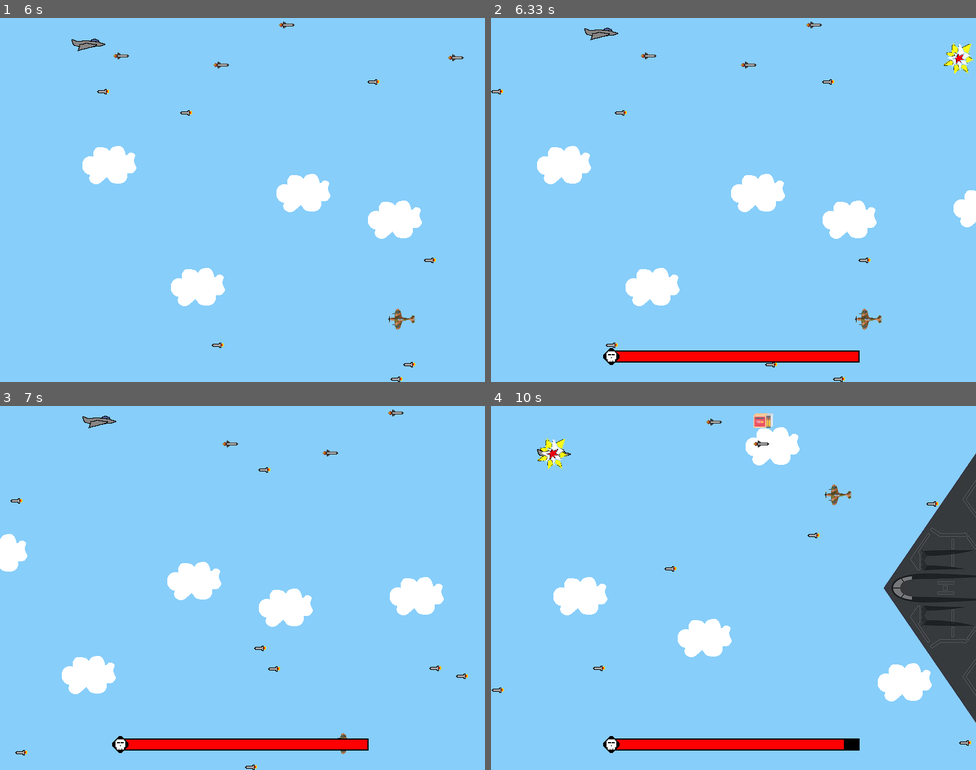
Above: before the commit, frames 1-4 (two rows, left to right).
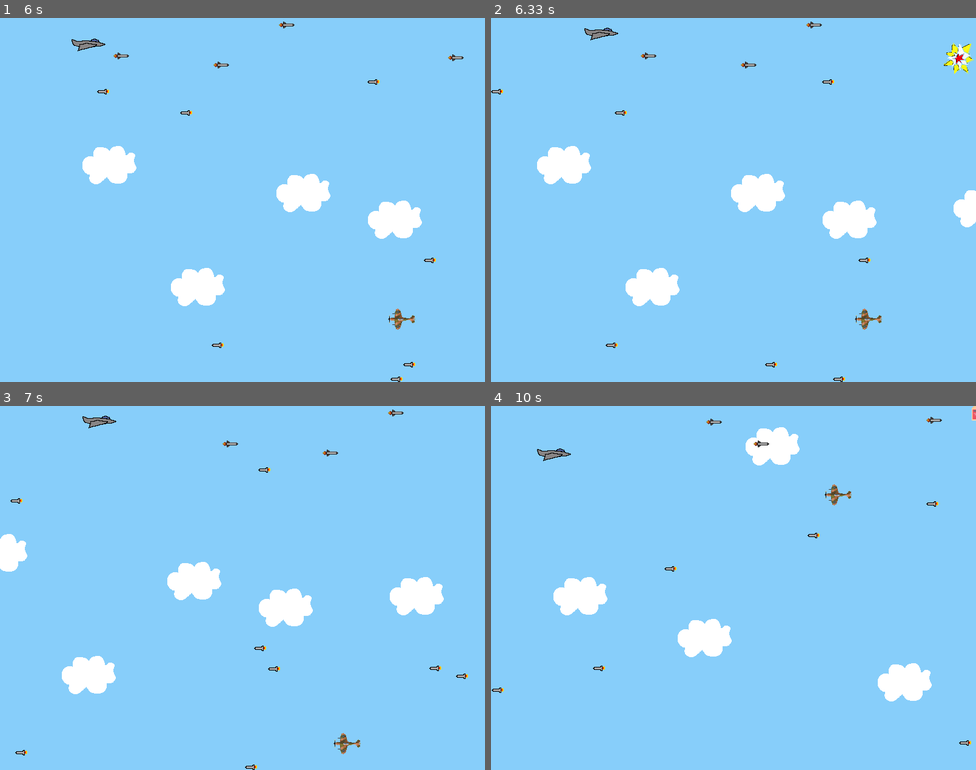
Above: after the commit, the same moments.

Repository: EliasSage/Project-PyGame
Game: pygame game, started from py_tut_with_images.py
Two runs of this game, one before a commit and one after it. Both use one fixed random seed, a clock stepped at 60 frames per second and the inputs below.
Inputs:
- Up to frame 1 (6 s): hold Right 0.33-0.8 s; hold Up 0.83-1.13 s; hold Right 1.17-1.63 s; hold Left 1.67-2.2 s; hold Down 2.23-2.53 s; tap Space at 2.57, 2.97, 3.27, 3.4, 3.8, 4.1, 4.47, 4.87, 5.17, 5.37, 5.67, 5.87 s; hold Left 2.9-3.3 s; hold Up 3.33-3.7 s; hold Right 3.73-4.37 s; hold Down 4.4-4.77 s; hold Left 4.8-5.27 s; hold Right 5.3-5.77 s; hold Up from 5.8 s (still down)
- Up to frame 2 (6.33 s): release Up at 6.1 s; hold Right from 6.13 s (still down); tap Space at 6.2 s
- Up to frame 3 (7 s): tap Space at 6.5, 6.7 s; release Right at 6.6 s; hold Left from 6.63 s (still down)
- Up to frame 4 (10 s): tap Space at 7, 7.27, 7.6, 7.9, 8.03, 8.43, 8.73, 9.1, 9.5, 9.8 s; release Left at 7.17 s; hold Down 7.2-7.5 s; hold Left 7.53-7.93 s; hold Up 7.97-8.33 s; hold Right 8.37-9 s; hold Down 9.03-9.4 s; hold Left 9.43-9.9 s; hold Right from 9.93 s (still down)

Frame 1 is identical in both runs. In frame 2, 1.8% of the frame differs, in the area x 23-76%, y 90-96%; in frame 3, 1.8%; in frame 4, 9.3%, in the area x 9-100%, y 0-96%.

Commit message:
Revert "boss can attack and attack damages player"
This reverts commit 48621de09c7d0dd23c0b6a122b8f8d45cee43f6b.

Diff:
--- a/py_tut_with_images.py
+++ b/py_tut_with_images.py
@@ -24,6 +24,7 @@
 SCREEN_WIDTH = 800
 SCREEN_HEIGHT = 600
 
+display = pygame.display.set_mode((SCREEN_HEIGHT, SCREEN_WIDTH))
 # Define framerate
 # Higher values may cause issues with movement
 FRAMERATE = 60
@@ -218,7 +219,6 @@
         self.rect = self.surf.get_rect(center=(x, y)) # x and y set when boss is created
         self.move_up = boss_move_up # If boss should move up or not
         self.health = health
-        self.cooldown = 3
 
     def update(self):
         # If boss should move up or not is changed when certian values are reached
@@ -236,30 +236,6 @@
         else:
             self.rect.move_ip(0,round(2 * step))
 
-        if self.cooldown <= 0:
-            attack= Attack(800, player.rect.top, -20)
-            boss_attack.add(attack)
-            all_sprites.add(attack)
-            self.cooldown = 3
-
-        self.cooldown -= 1/FRAMERATE if self.cooldown > 0 else self.cooldown
-
-
-class Attack(pygame.sprite.Sprite):
-    def __init__(self, position_x, position_y, velocity):
-        super(Attack, self).__init__()
-        self.surf = pygame.image.load("boss_attack1.png").convert()
-        self.surf.set_colorkey((255,255,255), RLEACCEL)
-        self.rect = self.surf.get_rect(center=(position_x, position_y))
-        self.velocity = velocity
-        print(1)
-
-    def update(self):
-       self.rect.move_ip(round(self.velocity * step), 0)
-
-       """ if self.rect.right < 0:
-            self.kill() """
-
 class PowerUp(pygame.sprite.Sprite):
     def __init__(self, power, position):
         super(PowerUp, self).__init__()
@@ -310,7 +286,6 @@
     bullets.empty()
     explosions.empty()
     boss.empty()
-    boss_attack.empty()
     gunner.empty()
     all_sprites.empty()
 
@@ -358,7 +333,6 @@
 bullets = pygame.sprite.Group()
 explosions = pygame.sprite.Group()
 boss = pygame.sprite.Group()
-boss_attack = pygame.sprite.Group()
 gunner = pygame.sprite.Group()
 powerups = pygame.sprite.Group()
 all_sprites = pygame.sprite.Group()
@@ -435,7 +409,6 @@
     explosions.update()
     powerups.update()
     boss.update()
-    boss_attack.update()
 
     # Update Gunner
     gunner.update()
@@ -449,7 +422,7 @@
 
     # Check if any enemies have collided with the player
     player_col = pygame.sprite.spritecollide(player, enemies, True)
-    player_col = pygame.sprite.spritecollide(player, boss_attack, True)
+
     # Check if player has collided with gunner
     gunner_col = pygame.sprite.spritecollide(player, gunner, True)
 
@@ -530,18 +503,18 @@
         gunner_count +=1 #Add gunner count to represent capacity to gunner maximum
 
     # Creates boss at fixed position when plyer.score reaches 10
-    if not boss_exists and player.score == 10:
+    if boss_exists == False and player.score == 200:
         the_boss = Boss(1000, 300, False, 50)
         boss.add(the_boss)
         all_sprites.add(the_boss)
         # to make sure multible bosses doesn't spawn
         boss_exists = True
 
-    if boss_exists:
-        pygame.draw.rect(screen, (0,0,0), (195, 550, 412.5, 17 ))
-        pygame.draw.rect(screen, (255,0,0), (195, 550, the_boss.health*8.25, 17 ))
+    if boss_exists == True:
+        pygame.draw.rect(display, (0,0,0), (195, 550, 412.5, 17 ))
+        pygame.draw.rect(display, (255,0,0), (195, 550, the_boss.health*8.25, 17 ))
         healthbar = pygame.image.load("healthbar.png").convert_alpha()
-        screen.blit(healthbar, [185, 544])
+        display.blit(healthbar, [185, 544])
 
 
     boss_col = pygame.sprite.groupcollide(bullets, boss, True, False)
